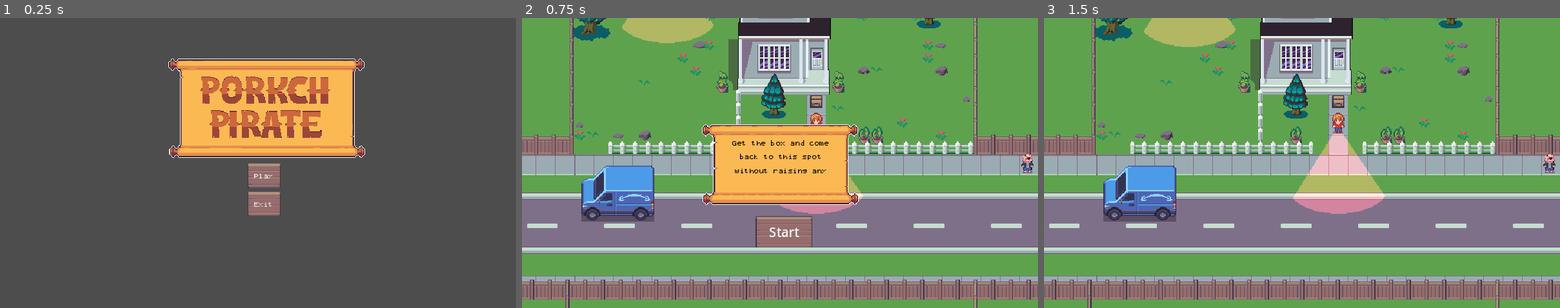
Above: before the commit, frames 1-3 (left to right).
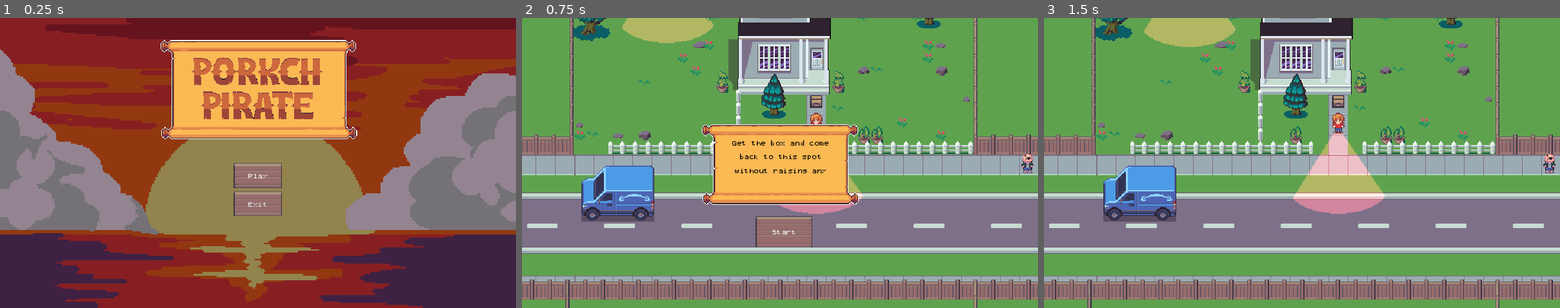
Above: after the commit, the same moments.

Repository: Hudell/ludum-dare-2023
Game: Godot game, scene res://source/scenes/title.tscn
Same seed, same stepped clock (60 frames per second), same inputs: the game is played once before the commit and once after it.
Inputs:
- Up to frame 1 (0.25 s): no input
- Up to frame 2 (0.75 s): click "Play" at 0.5 s
- Up to frame 3 (1.5 s): click "Start" at 1.25 s

The runs differ from the first frame. In frame 1, 96% of the frame differs, in the area x 0-100%, y 0-100%; in frame 2, 0.1%; in frame 3, nothing differs.

Commit message:
fixes

Diff:
--- a/project.godot
+++ b/project.godot
@@ -27,6 +27,37 @@
 window/size/window_height_override=720
 window/stretch/mode="canvas_items"
 
+[input]
+
+ui_left={
+"deadzone": 0.5,
+"events": [Object(InputEventKey,"resource_local_to_scene":false,"resource_name":"","device":0,"window_id":0,"alt_pressed":false,"shift_pressed":false,"ctrl_pressed":false,"meta_pressed":false,"pressed":false,"keycode":4194319,"physical_keycode":0,"key_label":0,"unicode":4194319,"echo":false,"script":null)
+, Object(InputEventJoypadButton,"resource_local_to_scene":false,"resource_name":"","device":0,"button_index":13,"pressure":0.0,"pressed":false,"script":null)
+, Object(InputEventKey,"resource_local_to_scene":false,"resource_name":"","device":0,"window_id":0,"alt_pressed":false,"shift_pressed":false,"ctrl_pressed":false,"meta_pressed":false,"pressed":false,"keycode":0,"physical_keycode":65,"key_label":0,"unicode":0,"echo":false,"script":null)
+]
+}
+ui_right={
+"deadzone": 0.5,
+"events": [Object(InputEventKey,"resource_local_to_scene":false,"resource_name":"","device":0,"window_id":0,"alt_pressed":false,"shift_pressed":false,"ctrl_pressed":false,"meta_pressed":false,"pressed":false,"keycode":4194321,"physical_keycode":0,"key_label":0,"unicode":4194321,"echo":false,"script":null)
+, Object(InputEventJoypadButton,"resource_local_to_scene":false,"resource_name":"","device":0,"button_index":14,"pressure":0.0,"pressed":false,"script":null)
+, Object(InputEventKey,"resource_local_to_scene":false,"resource_name":"","device":0,"window_id":0,"alt_pressed":false,"shift_pressed":false,"ctrl_pressed":false,"meta_pressed":false,"pressed":false,"keycode":0,"physical_keycode":68,"key_label":0,"unicode":0,"echo":false,"script":null)
+]
+}
+ui_up={
+"deadzone": 0.5,
+"events": [Object(InputEventKey,"resource_local_to_scene":false,"resource_name":"","device":0,"window_id":0,"alt_pressed":false,"shift_pressed":false,"ctrl_pressed":false,"meta_pressed":false,"pressed":false,"keycode":4194320,"physical_keycode":0,"key_label":0,"unicode":4194320,"echo":false,"script":null)
+, Object(InputEventJoypadButton,"resource_local_to_scene":false,"resource_name":"","device":0,"button_index":11,"pressure":0.0,"pressed":false,"script":null)
+, Object(InputEventKey,"resource_local_to_scene":false,"resource_name":"","device":-1,"window_id":0,"alt_pressed":false,"shift_pressed":false,"ctrl_pressed":false,"meta_pressed":false,"pressed":false,"keycode":0,"physical_keycode":87,"key_label":0,"unicode":119,"echo":false,"script":null)
+]
+}
+ui_down={
+"deadzone": 0.5,
+"events": [Object(InputEventKey,"resource_local_to_scene":false,"resource_name":"","device":0,"window_id":0,"alt_pressed":false,"shift_pressed":false,"ctrl_pressed":false,"meta_pressed":false,"pressed":false,"keycode":4194322,"physical_keycode":0,"key_label":0,"unicode":4194322,"echo":false,"script":null)
+, Object(InputEventJoypadButton,"resource_local_to_scene":false,"resource_name":"","device":0,"button_index":12,"pressure":0.0,"pressed":false,"script":null)
+, Object(InputEventKey,"resource_local_to_scene":false,"resource_name":"","device":-1,"window_id":0,"alt_pressed":false,"shift_pressed":false,"ctrl_pressed":false,"meta_pressed":false,"pressed":false,"keycode":0,"physical_keycode":83,"key_label":0,"unicode":115,"echo":false,"script":null)
+]
+}
+
 [layer_names]
 
 2d_physics/layer_1="World"
--- a/source/scenes/hud.tscn
+++ b/source/scenes/hud.tscn
@@ -148,6 +148,7 @@
 offset_top = 224.0
 offset_right = 360.0
 offset_bottom = 254.0
+theme = ExtResource("7_ormvh")
 theme_override_colors/font_pressed_color = Color(0.258824, 0.258824, 0.258824, 1)
 theme_override_styles/normal = ExtResource("6_f371n")
 theme_override_styles/hover = ExtResource("7_5d4qe")
@@ -190,6 +191,7 @@
 offset_top = 224.0
 offset_right = 360.0
 offset_bottom = 263.0
+theme = ExtResource("7_ormvh")
 theme_override_colors/font_pressed_color = Color(0.258824, 0.258824, 0.258824, 1)
 theme_override_styles/normal = ExtResource("6_f371n")
 theme_override_styles/hover = ExtResource("7_5d4qe")
@@ -232,6 +234,7 @@
 offset_top = 248.0
 offset_right = 360.0
 offset_bottom = 287.0
+theme = ExtResource("7_ormvh")
 theme_override_colors/font_pressed_color = Color(0.258824, 0.258824, 0.258824, 1)
 theme_override_styles/normal = ExtResource("6_f371n")
 theme_override_styles/hover = ExtResource("7_5d4qe")
@@ -288,6 +291,7 @@
 offset_top = 246.0
 offset_right = 360.0
 offset_bottom = 285.0
+theme = ExtResource("7_ormvh")
 theme_override_colors/font_pressed_color = Color(0.258824, 0.258824, 0.258824, 1)
 theme_override_styles/normal = ExtResource("6_f371n")
 theme_override_styles/hover = ExtResource("7_5d4qe")
@@ -334,6 +338,7 @@
 offset_top = 246.0
 offset_right = 360.0
 offset_bottom = 285.0
+theme = ExtResource("7_ormvh")
 theme_override_colors/font_pressed_color = Color(0.258824, 0.258824, 0.258824, 1)
 theme_override_styles/normal = ExtResource("6_f371n")
 theme_override_styles/hover = ExtResource("7_5d4qe")
--- a/source/scenes/title.tscn
+++ b/source/scenes/title.tscn
@@ -1,7 +1,8 @@
-[gd_scene load_steps=9 format=3 uid="uid://c031j4aexprop"]
+[gd_scene load_steps=10 format=3 uid="uid://c031j4aexprop"]
 
 [ext_resource type="Script" path="res://source/scenes/title.gd" id="1_cko0o"]
 [ext_resource type="Theme" uid="uid://bts83yh3dwsti" path="res://resources/themes/main.tres" id="2_bkyt5"]
+[ext_resource type="Texture2D" uid="uid://b0t5q3wr8ydc2" path="res://assets/img/background.png" id="2_khrnm"]
 [ext_resource type="StyleBox" uid="uid://jijxnesvq76p" path="res://resources/styles/wooden_button.tres" id="3_qeou5"]
 [ext_resource type="StyleBox" uid="uid://iog8abwr1sn1" path="res://resources/styles/wooden_button_hover.tres" id="4_36jn3"]
 [ext_resource type="StyleBox" uid="uid://cp5tsdn12y453" path="res://resources/styles/wooden_button_focus.tres" id="5_7bhn7"]
@@ -20,11 +21,15 @@
 grow_vertical = 2
 script = ExtResource("1_cko0o")
 
+[node name="Background" type="Sprite2D" parent="."]
+texture = ExtResource("2_khrnm")
+centered = false
+
 [node name="Buttons" type="VBoxContainer" parent="."]
 layout_mode = 0
-offset_left = 307.0
+offset_left = 290.0
 offset_top = 180.0
-offset_right = 348.0
+offset_right = 350.0
 offset_bottom = 246.0
 theme = ExtResource("2_bkyt5")
 
@@ -45,7 +50,7 @@
 text = "Exit"
 
 [node name="Logo" type="Sprite2D" parent="."]
-position = Vector2(330, 115)
+position = Vector2(320, 92)
 texture = ExtResource("6_nc4ap")
 
 [connection signal="button_up" from="Buttons/Play" to="." method="_on_play_button_button_up"]
--- a/stages/2.tscn
+++ b/stages/2.tscn
@@ -16,6 +16,12 @@
 
 [sub_resource type="RectangleShape2D" id="RectangleShape2D_v2yyk"]
 size = Vector2(89, 50)
+
+[sub_resource type="RectangleShape2D" id="RectangleShape2D_1i1gs"]
+size = Vector2(80, 109)
+
+[sub_resource type="RectangleShape2D" id="RectangleShape2D_3g8og"]
+size = Vector2(34, 50)
 
 [node name="Stage2" instance=ExtResource("1_56tlk")]
 layer_0/tile_data = PackedInt32Array(1638401, 65538, 1, 1638400, 2, 1, 1638402, 131074, 1, 1638403, 2, 2, 1638404, 2, 2 …(4025 unchanged characters)…
@@ -86,6 +92,7 @@
 z_index = 1
 y_sort_enabled = true
 position = Vector2(41, 402)
+collision_mask = 2
 
 [node name="Sprite2D" type="Sprite2D" parent="Objects/StaticBody2D" index="0"]
 texture = ExtResource("12_a2v4p")
@@ -94,6 +101,14 @@
 [node name="CollisionShape2D" type="CollisionShape2D" parent="Objects/StaticBody2D" index="1"]
 position = Vector2(0.5, 10)
 shape = SubResource("RectangleShape2D_v2yyk")
+
+[node name="CollisionShape2D2" type="CollisionShape2D" parent="Objects/StaticBody2D" index="2"]
+position = Vector2(448, -175.5)
+shape = SubResource("RectangleShape2D_1i1gs")
+
+[node name="CollisionShape2D3" type="CollisionShape2D" parent="Objects/StaticBody2D" index="3"]
+position = Vector2(391, -146)
+shape = SubResource("RectangleShape2D_3g8og")
 
 [node name="LeftEdge" parent="MapEdges" index="0"]
 position = Vector2(-5, 247.5)
Binary file added: assets/img/background.png
Not shown, added: assets/img/background.png.import
Not shown, changed: export_presets.cfg
Not shown: 1 places in stages/2.tscn that only renumber resources
